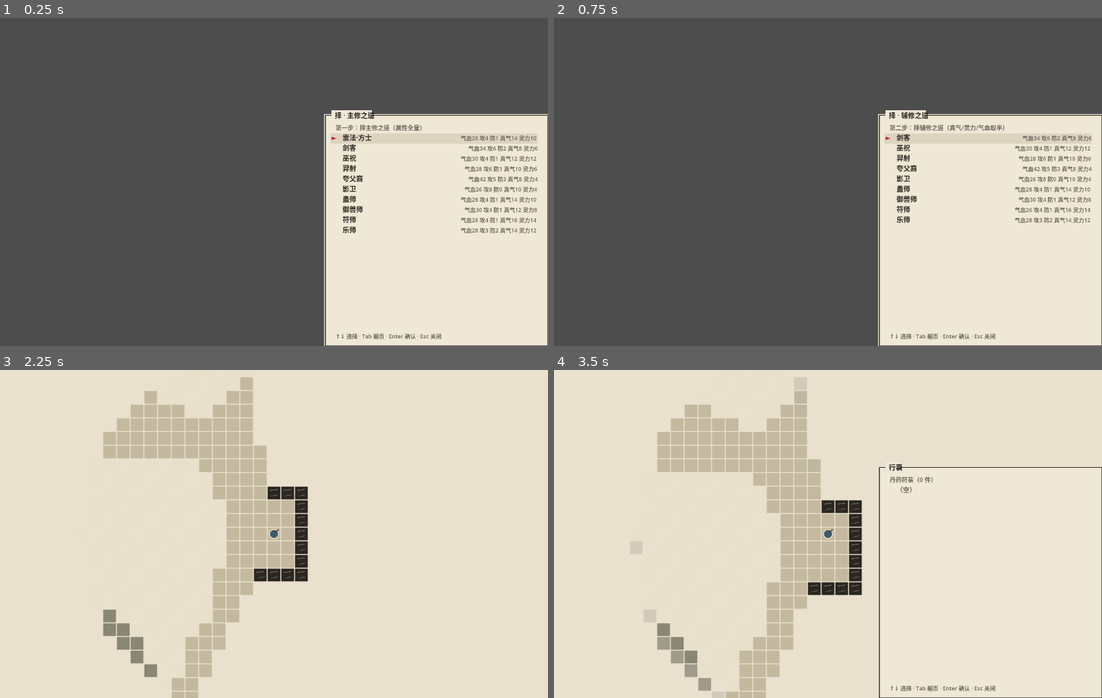
Above: before the commit, frames 1-4 (two rows, left to right).
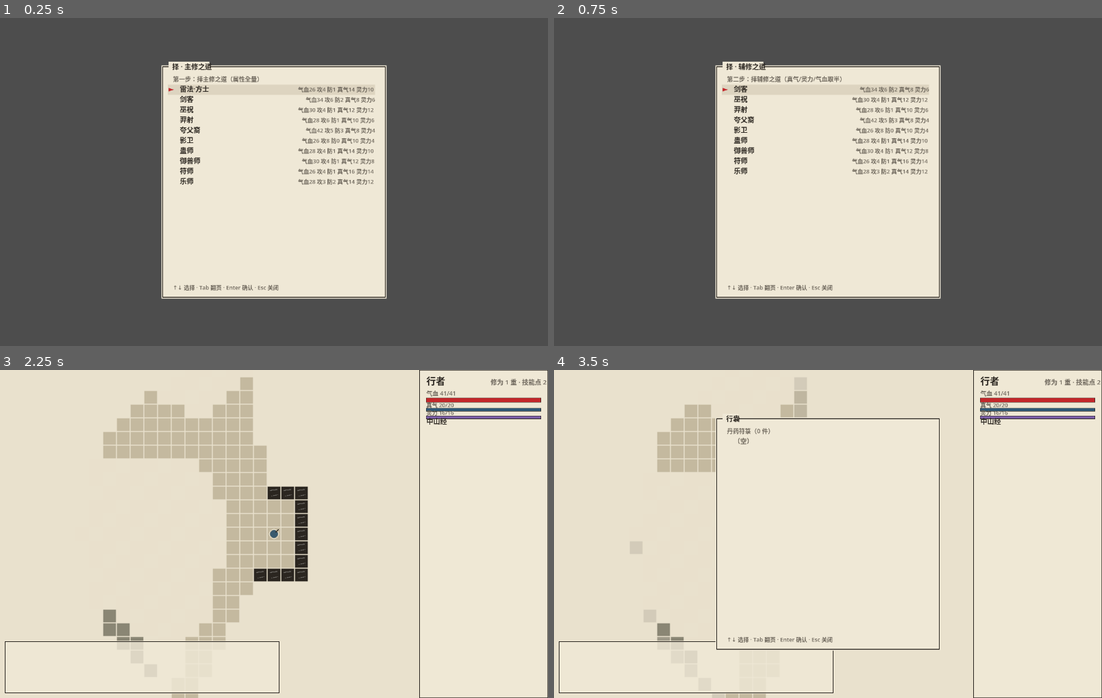
Above: after the commit, the same moments.

Repository: Edurle/shanhaijing_godot
Game: Godot game, scene res://scenes/main.tscn
Two runs of this game, one before a commit and one after it. Both use one fixed random seed, a clock stepped at 60 frames per second and the inputs below.
Inputs (mouse positions are in pixels of both pictures, inside the frame that each line leads up to):
- Up to frame 1 (0.25 s): no input
- Up to frame 2 (0.75 s): tap Enter at 0.5 s; move the mouse to (948, 165) at 0.52 s; hold Right from 0.53 s (still down); tap G at 0.6 s; click (948, 165) at 0.67 s
- Up to frame 3 (2.25 s): tap Space at 1.25 s; move the mouse to (164, 550) at 1.27 s; release Right at 1.28 s; hold Down 1.28-2.03 s; tap E at 1.35 s; tap Enter at 2 s; move the mouse to (328, 461) at 2.02 s; hold Right from 2.03 s (still down); tap Q at 2.1 s
- Up to frame 4 (3.5 s): tap Space at 2.75 s; move the mouse to (800, 599) at 2.77 s; release Right at 2.78 s; hold Up from 2.78 s (still down); tap I at 2.85 s; click (800, 599) at 2.92 s

The runs differ from the first frame. In frame 1, 46% of the frame differs, in the area x 29-100%, y 13-100%; in frame 2, 46%; in frame 3, 2.8%; in frame 4, 12%.
Error in both runs: Invalid call. Nonexistent function 'class_name' in base 'RefCounted (ContentDb)'. (res://scripts/view/ui/sidebar.gd:73)

Commit message:
UI面板坐标双叠加修复：Control归零原点，panel_rect统一屏幕绝对坐标（弹窗居中/侧栏入屏的根因）

Diff:
--- a/scripts/view/ui/ui_panel.gd
+++ b/scripts/view/ui/ui_panel.gd
@@ -15,9 +15,11 @@
 
 
 func setup_ui(rect: Rect2, panel_title := "") -> void:
+	## Control 固定在原点：panel_rect 即屏幕绝对坐标，_draw 与点击命中共用一套。
+	## （若把 position 也设为 rect.position，绘制坐标会被叠加两次、面板飞出屏幕。）
 	panel_rect = rect
 	title = panel_title
-	position = rect.position
+	position = Vector2.ZERO
 	custom_minimum_size = rect.size
 	mouse_filter = Control.MOUSE_FILTER_IGNORE  # 点击统一由主场景路由
 	queue_redraw()
